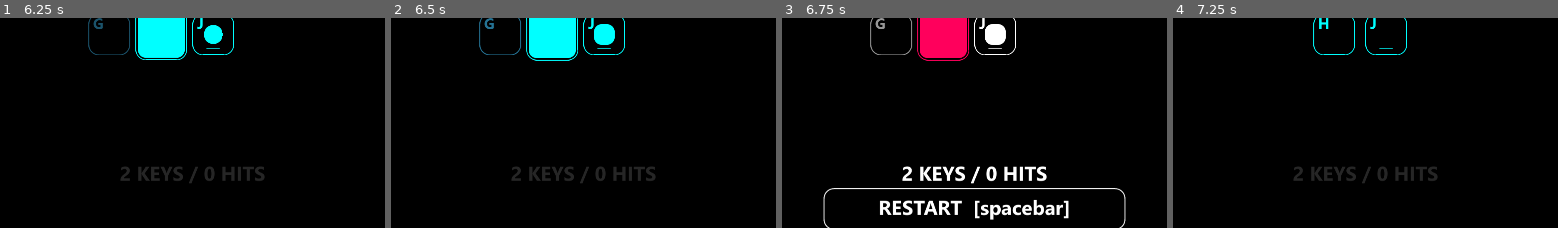
Above: before the commit, frames 1-4 (left to right).
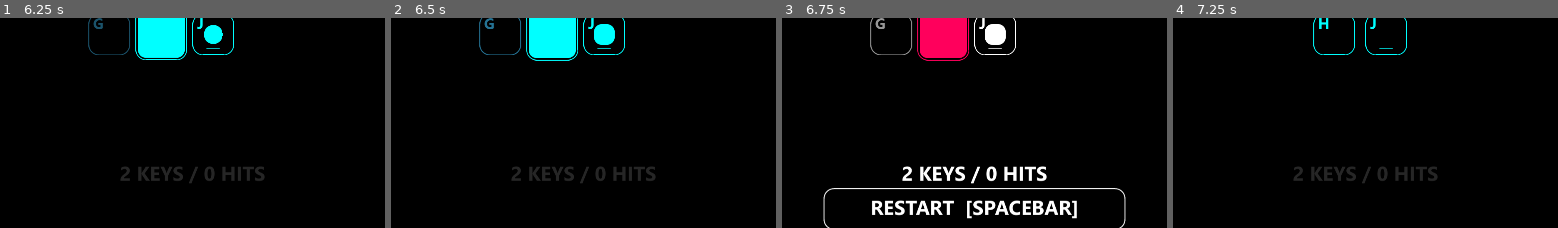
Above: after the commit, the same moments.

Repository: hedgemandan/2025-InfinityJam
Game: Godot game, scene res://Scenes/main_scene.tscn
Same seed, same stepped clock (60 frames per second), same inputs: the game is played once before the commit and once after it.
Inputs:
- Up to frame 1 (6.25 s): tap Enter at 0.5, 2, 3.5 s; tap 0 every 1.5 s from 0.6 to 5.1 s; tap Space at 0.77, 1.25, 1.52, 2.75, 3.02, 3.77, 4.25, 4.52, 6.02 s; tap 9 every 1.5 s from 1.35 to 5.85 s
- Up to frame 2 (6.5 s): no input
- Up to frame 3 (6.75 s): tap 0 at 6.6 s
- Up to frame 4 (7.25 s): tap Space at 6.77 s
The pictures show only the part of the screen within x 25-75%, y 46-96%; the shares and areas given below are measured in that part.

Frames 1-2 are identical in both runs. In frame 3, 2.4% of the frame differs, in the area x 23-77%, y 86-97%; in frame 4, nothing differs.

Commit message:
Update end_screen.tscn

Diff:
--- a/2_Project/RhythmQWERTY/Scenes/end_screen.tscn
+++ b/2_Project/RhythmQWERTY/Scenes/end_screen.tscn
@@ -52,7 +52,7 @@
 grow_vertical = 2
 theme_override_fonts/font = ExtResource("3_8yanq")
 theme_override_font_sizes/font_size = 48
-text = "RESTART  [spacebar]"
+text = "RESTART  [SPACEBAR]"
 horizontal_alignment = 1
 
 [node name="Restart Button" parent="TextureRect" instance=ExtResource("2_gdxnu")]
